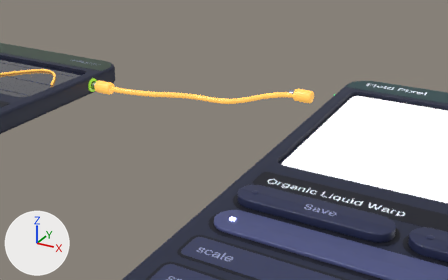
What one commit did to the glTF model art/brand/3d/patch_lfo_field_pixel.glb.
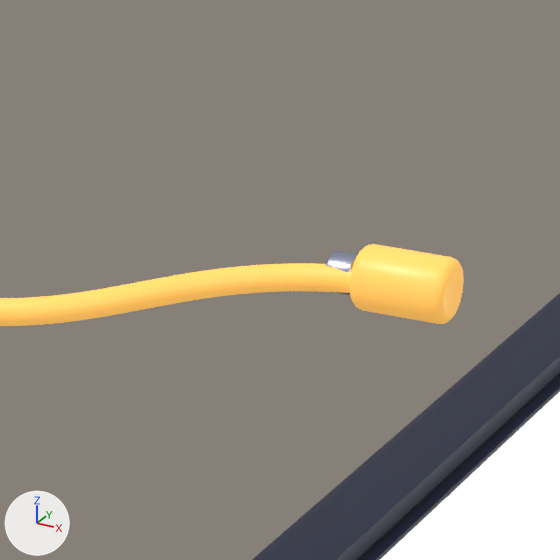
Old and new are each drawn from a 50 mm lens placed at (0.2653, -0.3546, 0.2096), pointed at (-0.0002, 0.1281, -0.0317) and again close up on the part from 51% to 74% of the width and 15% to 53% of the height. Lighting does not change. The marker at lower left points along +X, +Y and +Z. The first two pictures are the older version. Both versions are drawn at frame 7 of the action 'patch_plug.001Action'; the numbers are the values there.

Objects in the first close-up: 'card.002', 'patch_cable', 'patch_plug.001', 'preview', 'well_0.001' and 1 more.
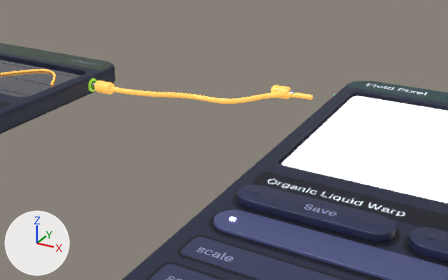
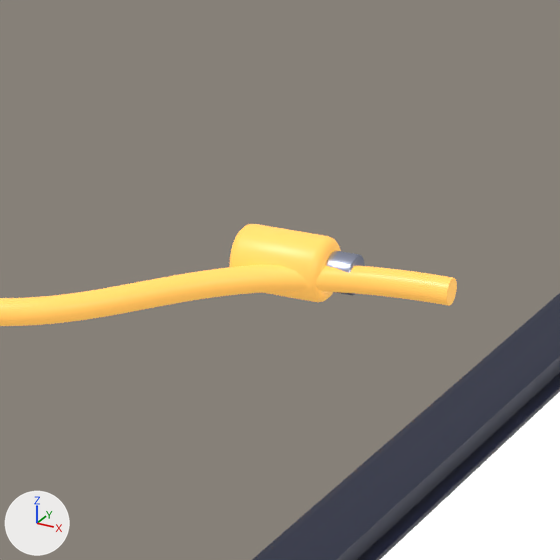
Location of each change, [x1, y1, x2, y2] in pixels of the close-ups (560 x 560 px):
'patch_plug.001', moved: before [350, 244, 464, 324]; after [230, 224, 341, 302]

Edits to the bpy script that builds the scene:
```text
Change ob_patch_plug_001:
    ob_patch_plug_001.location: (-1586.0, 175.5, 9.0) -> (-1609.0, 175.5, 9.0)
```
